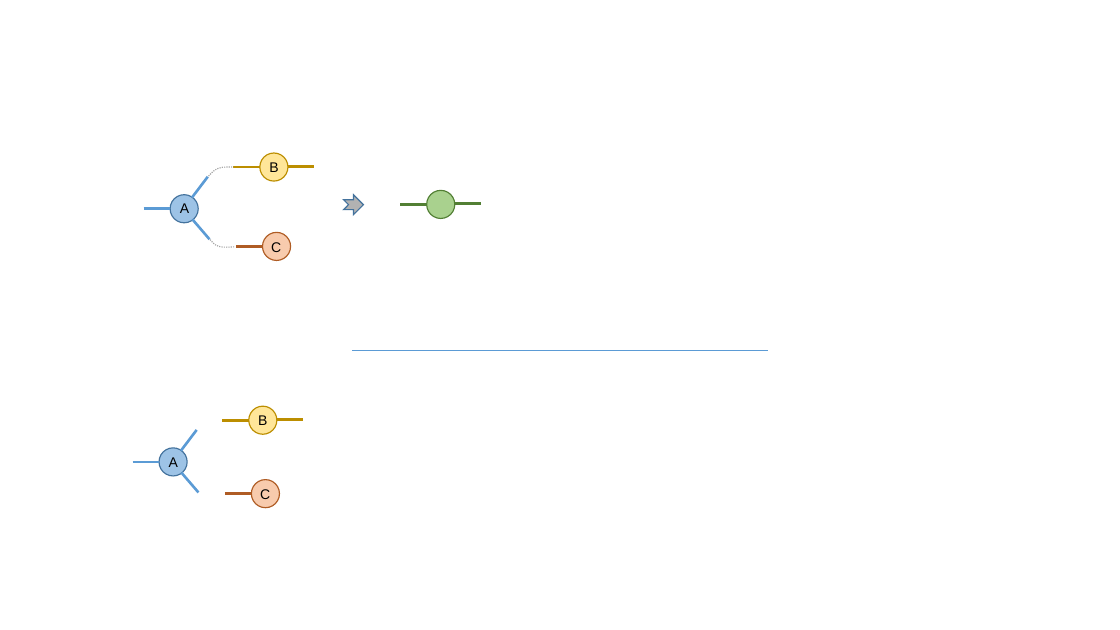
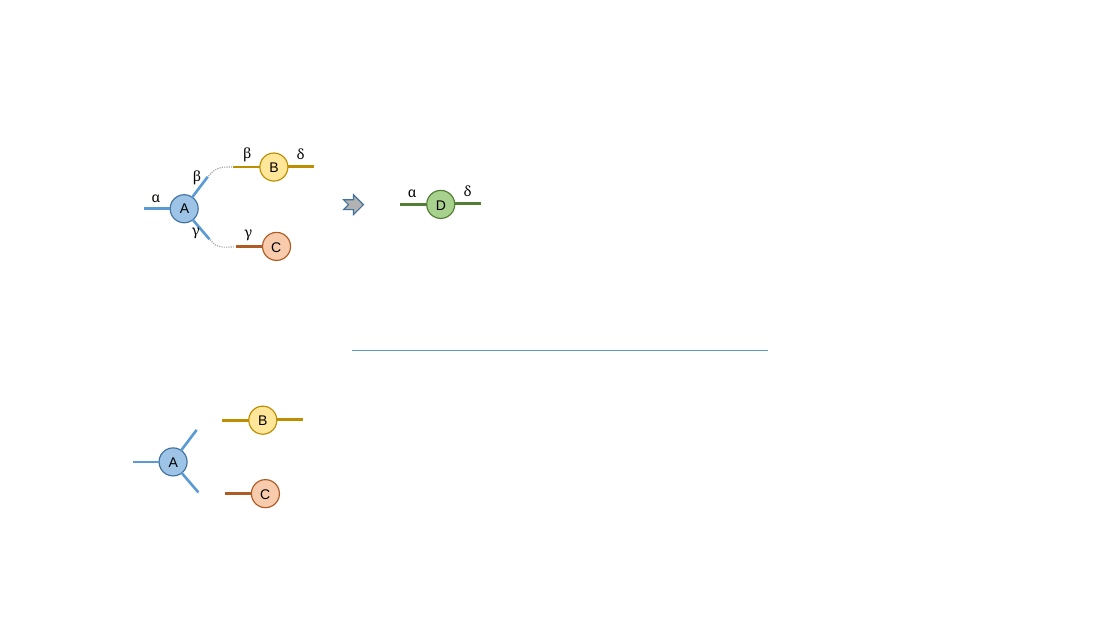
Before and after one commit to Cytnx-dev/Cytnx_doc, a slide deck: slide 2 of material/material.pptx. Drawn at 1120x630 pixels with LibreOffice and Linux fonts; fonts in the diff are those of the drawing. Boxes give left, top, right and bottom in pixels: in the first picture for what was removed or moved away, otherwise in the second. Text is boxed around its words. In the diff, an @@ line names an element or a change of style, - is before the commit and + after.

```diff
--- a/material/material.pptx
+++ b/material/material.pptx
@@ text added at [243,147,251,162], 12 pt, text #000000 @@
+β
@@ text added at [297,148,305,159], 12 pt, text #000000 @@
+δ
@@ text added at [193,170,201,185], 12 pt, text #000000 @@
+β
@@ text added at [152,194,161,202], 12 pt, text #000000 @@
+α
@@ text added at [408,189,417,197], 12 pt, text #000000 @@
+α
@@ text added at [436,200,446,210], 12 pt, text #000000 @@
+D
@@ text added at [464,185,472,196], 12 pt, text #000000 @@
+δ
@@ text added at [192,222,200,238], 12 pt, text #000000 @@
+γ
@@ text added at [244,229,252,241], 12 pt, text #000000 @@
+γ
```
Also in this commit, not shown: 2 slides added, 35 other files.
